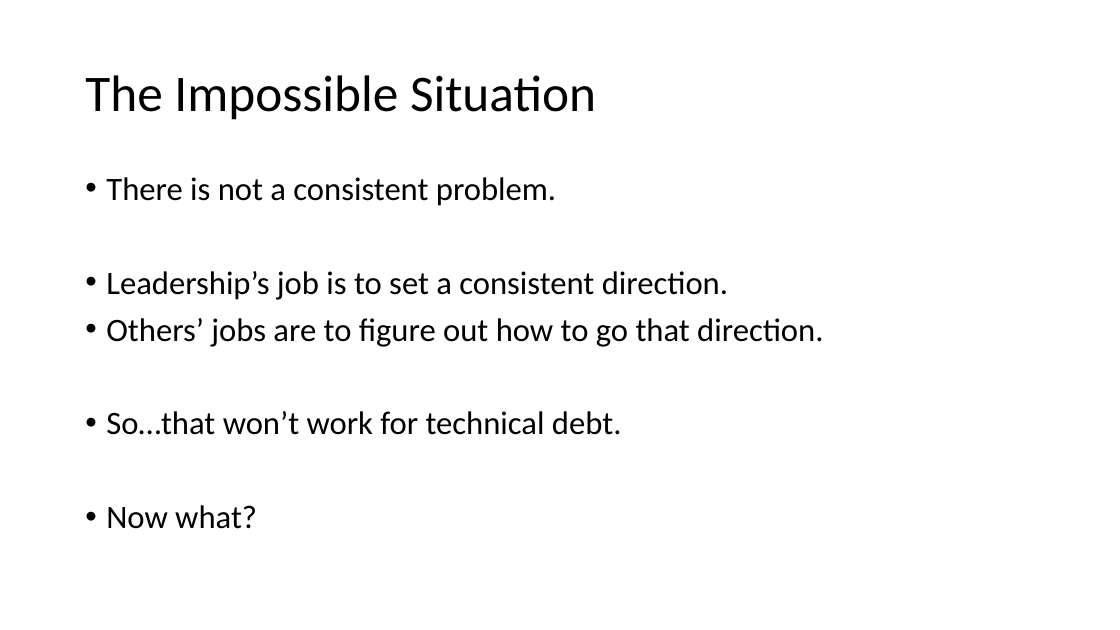
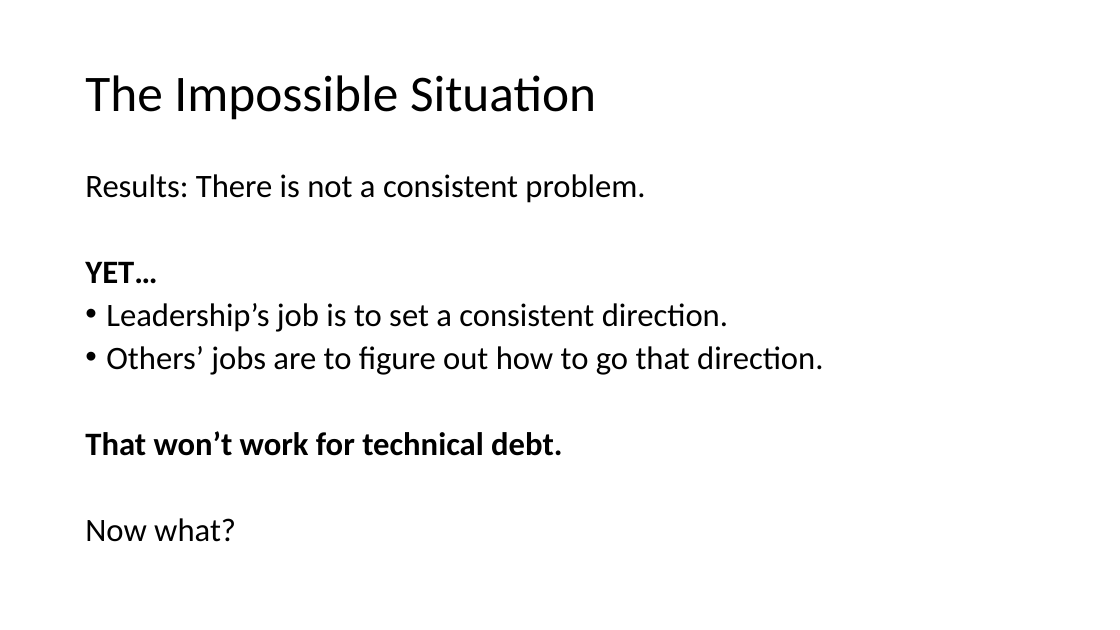
Before and after one commit to arlobelshee/Presentations, a slide deck: slide 3 of leading technical debt/gogo keynote - data-driven leadership to solve technical debt.pptx. Drawn at 1120x630 pixels with LibreOffice and Linux fonts; fonts in the diff are those of the drawing. Boxes give left, top, right and bottom in pixels: in the first picture for what was removed or moved away, otherwise in the second. Text is boxed around its words. In the diff, an @@ line names an element or a change of style, - is before the commit and + after.

Commit message:
A fit and finish pass for the text & content, and starting visualizations.

```diff
--- a/leading technical debt/gogo keynote - data-driven leadership to solve technical debt.pptx
+++ b/leading technical debt/gogo keynote - data-driven leadership to solve technical debt.pptx
@@ text at (x1=85, y1=174, x2=645, y2=284): text changed @@
-• There is not a consistent problem.
+Results: There is not a consistent problem.
+YET…
@@ text at (x1=85, y1=303, x2=823, y2=542): line spacing 0.9 to 0.8; bullet • to none @@
@@ text at (x1=85, y1=431, x2=562, y2=456): text changed; bold on @@
-• So…that won’t work for technical debt.
+That won’t work for technical debt.
```
Also in this commit, not shown: 15 other slides changed, 6 slides added, 10 slides removed.
